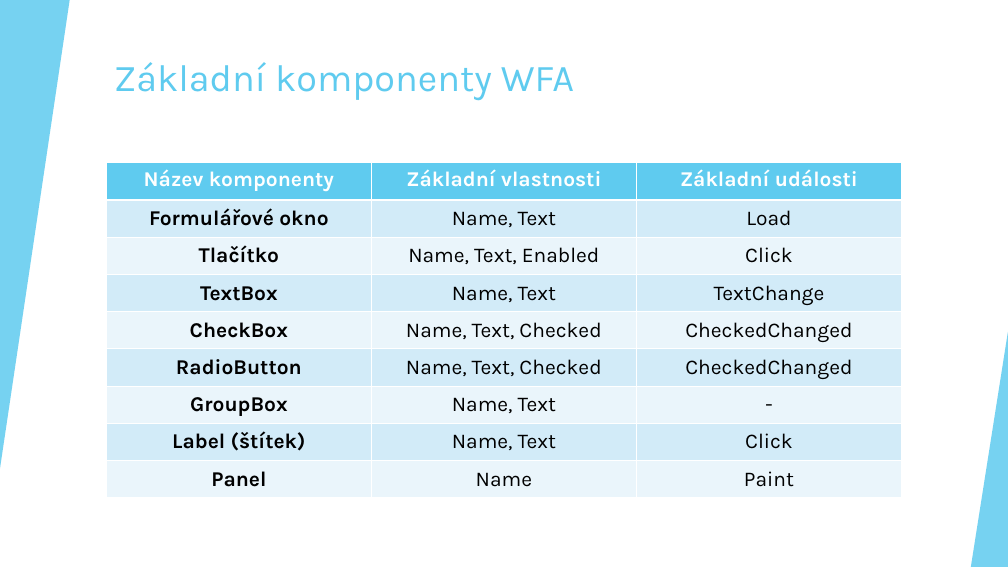
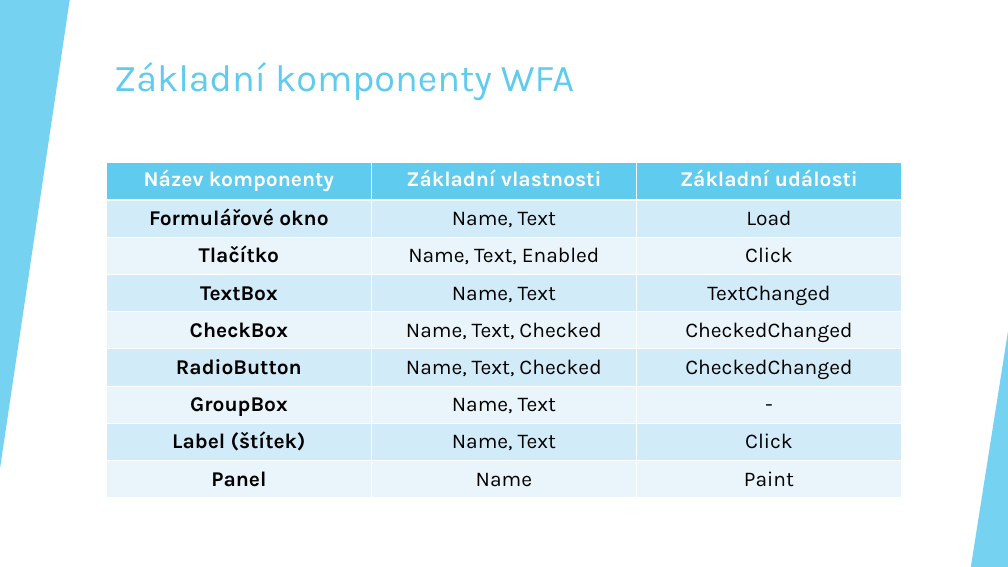
Before and after one commit to dawissl/hradebni, a slide deck: slide 2 of Prezentace/1. ročník/older/PPT/PGM_20.pptx. Drawn at 1008x567 pixels with LibreOffice and Linux fonts; fonts in the diff are those of the drawing. Boxes give left, top, right and bottom in pixels: in the first picture for what was removed or moved away, otherwise in the second. Text is boxed around its words. In the diff, an @@ line names an element or a change of style, - is before the commit and + after.

```diff
--- a/Prezentace/1. ročník/older/PPT/PGM_20.pptx
+++ b/Prezentace/1. ročník/older/PPT/PGM_20.pptx
@@ table at [107,163,903,498] @@
-row 4, column 3: TextChange
+row 4, column 3: TextChanged
```
Also in this commit, not shown: 33 other files.
